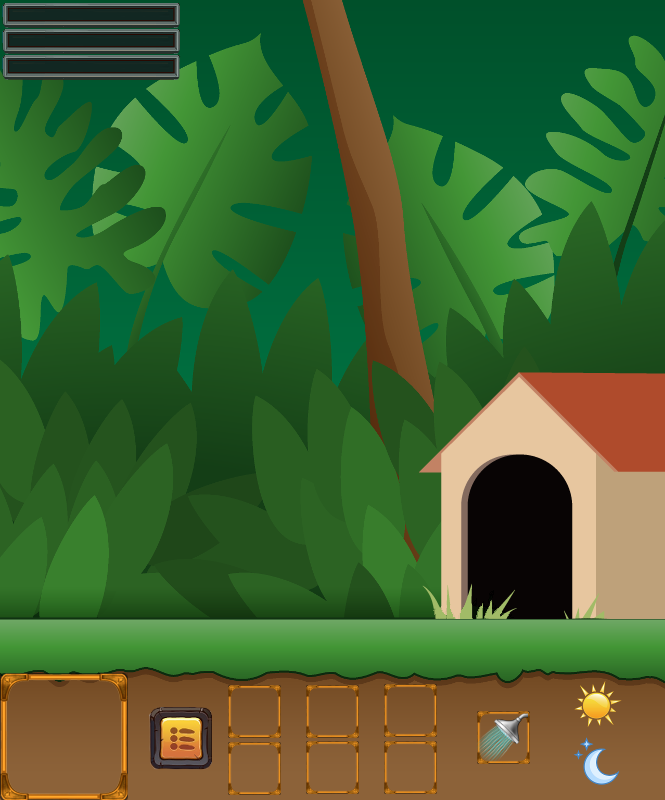
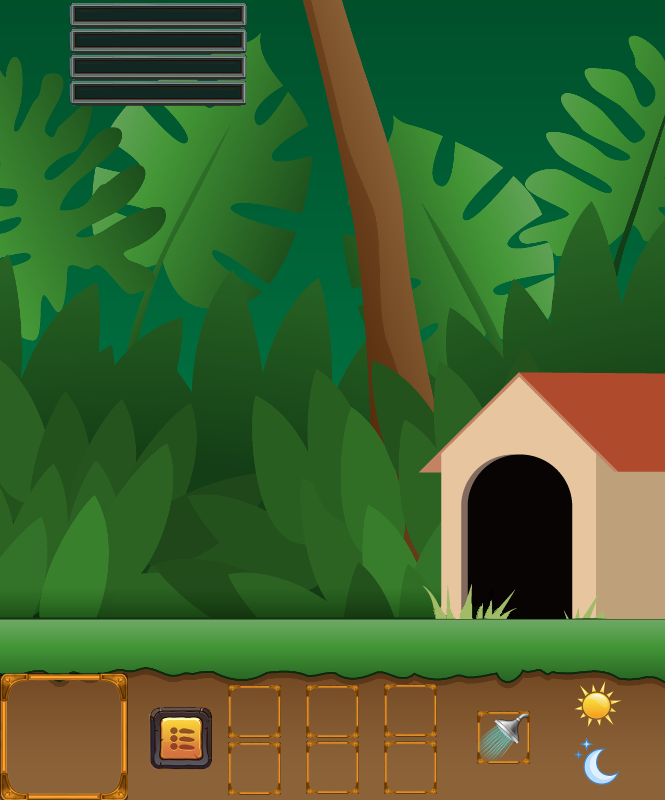
Layer changes from the first 665×800 image to the second:
painted on "EmptyBar.png" over [2, 3, 248, 106]
